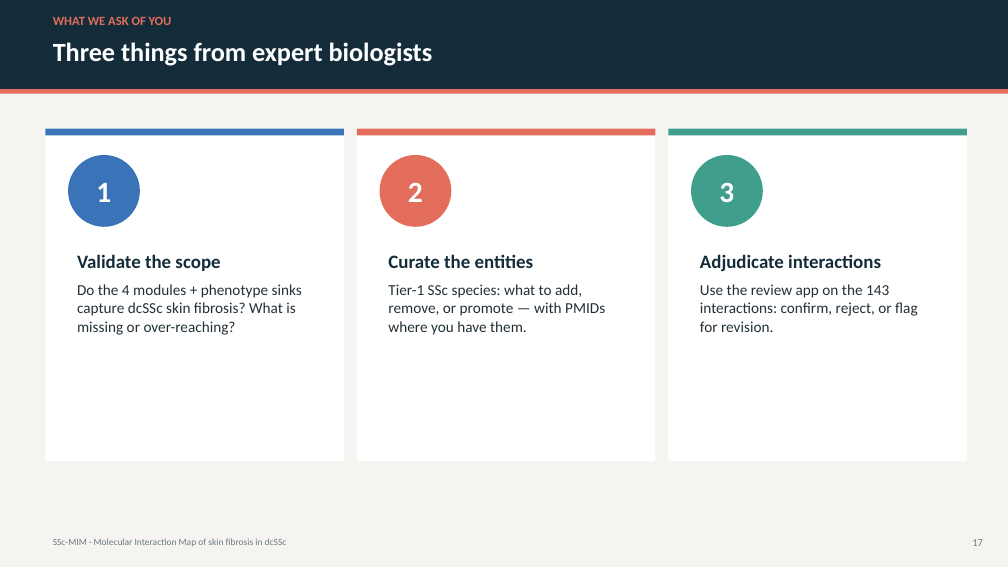
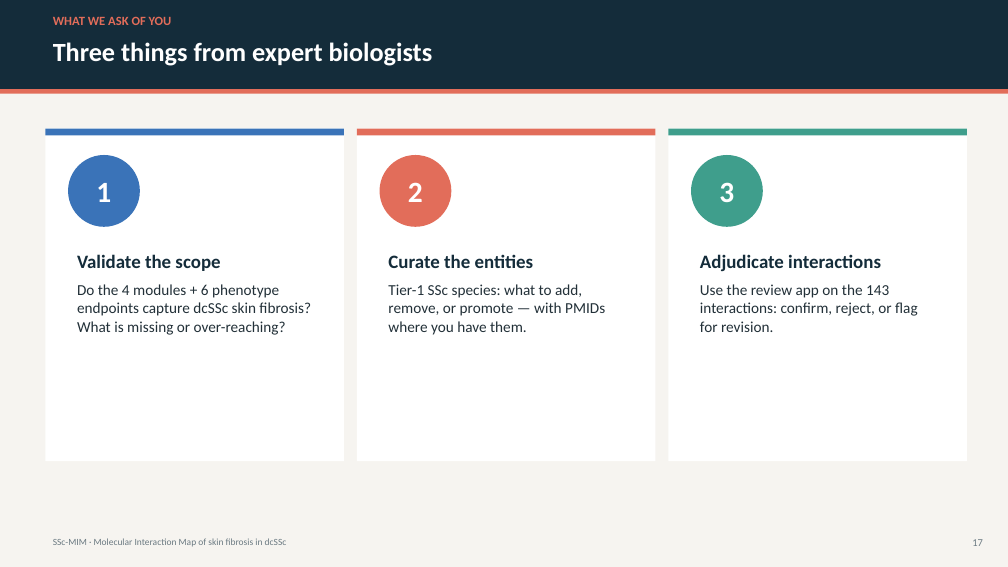
Before and after one commit to Nurtal/IDT_SSc_map, a slide deck: slide 17 of docs/SSc_MIM_presentation.pptx. Drawn at 1008x567 pixels with LibreOffice and Linux fonts; fonts in the diff are those of the drawing. Boxes give left, top, right and bottom in pixels: in the first picture for what was removed or moved away, otherwise in the second. Text is boxed around its words. In the diff, an @@ line names an element or a change of style, - is before the commit and + after.

```diff
--- a/docs/SSc_MIM_presentation.pptx
+++ b/docs/SSc_MIM_presentation.pptx
@@ text at box(77, 284, 311, 335): text changed @@
-Do the 4 modules + phenotype sinks capture dcSSc skin fibrosis? What is missing or over-reaching?
+Do the 4 modules + 6 phenotype endpoints capture dcSSc skin fibrosis? What is missing or over-reaching?
```
Also in this commit, not shown: 2 other slides changed, 8 other files.
